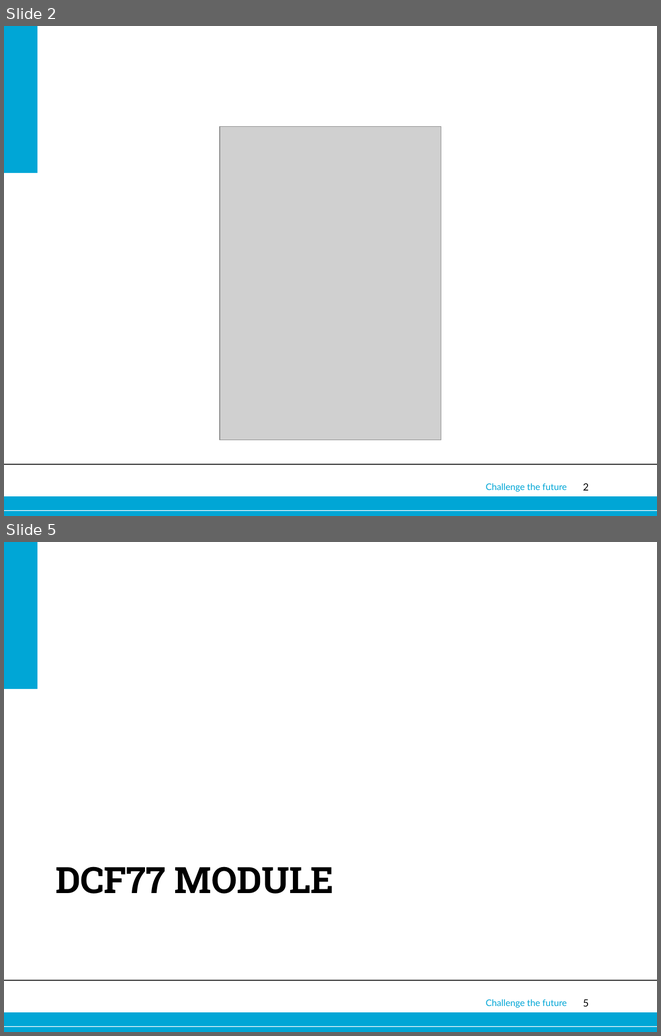
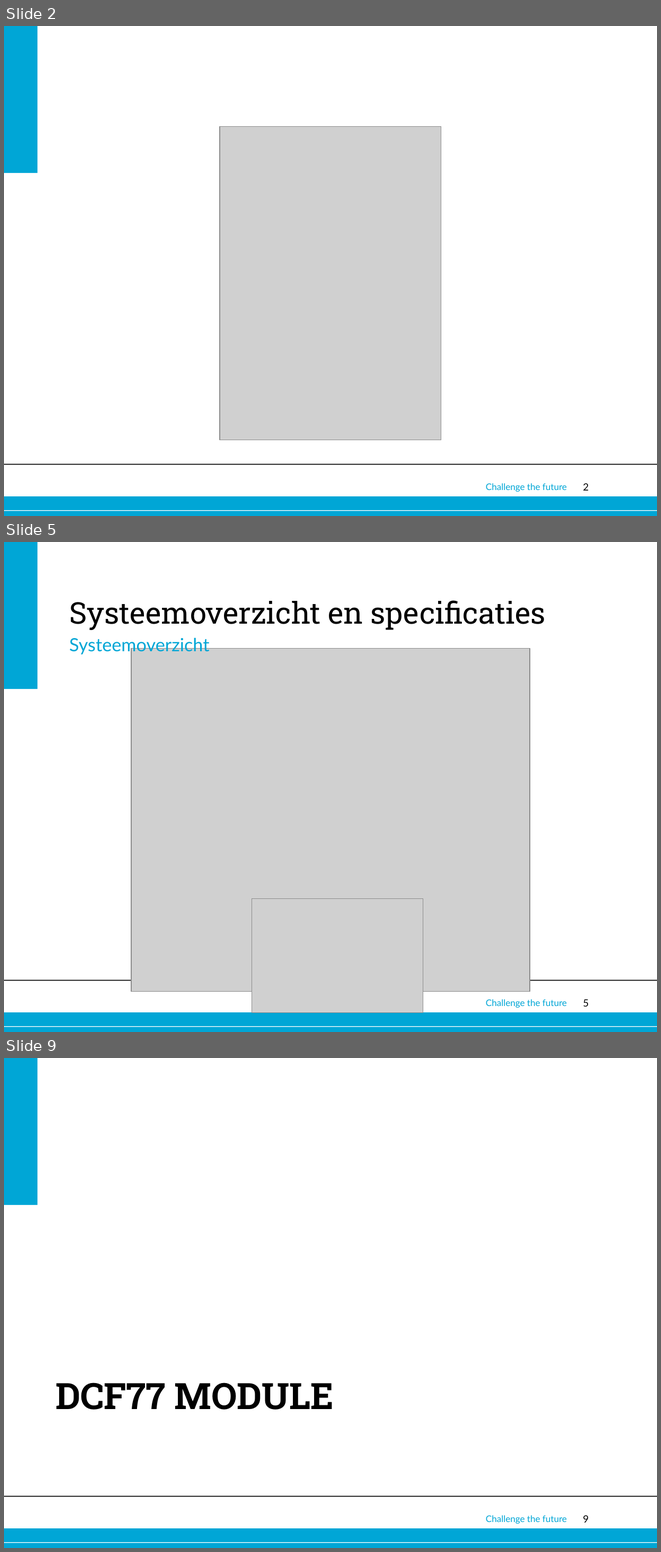
Before and after one commit to Alex-Oudsen/EPO-3, a slide deck: Presentatie/Presentatie groep A1.pptx. Shown one above the other, each under a label of ours: slides 2 and 5 before the commit, slides 2, 5 and 9 after it; the slides between them are not shown. The pictures are 661x1036 and 661x1552 pixels, drawn with LibreOffice and Linux fonts; fonts in the diff are those of the drawing; grey boxes stand for pictures; background and template pictures are left out. Boxes give left, top, right and bottom in pixels: in the first picture for what was removed or moved away, otherwise in the second. Text is boxed around its words. In the diff, an @@ line names an element or a change of style, - is before the commit and + after.

```diff
--- a/Presentatie/Presentatie groep A1.pptx
+++ b/Presentatie/Presentatie groep A1.pptx
@@ slide 5 added at [4,542,657,1032], background #FFFFFF; not listed: 6 template elements that a slide beside it also shows @@
@@ text added at [69,600,546,630], 33 pt, text #000000 @@
+Systeemoverzicht en specificaties
@@ text added at [69,637,209,655], 20 pt, text #00A6D6 @@
+Systeemoverzicht
@@ picture added at [131,649,530,991] @@
@@ picture added at [252,899,423,1012] @@
@@ what was slide 5 is now slide 9 @@
@@ page number at [583,1515,589,1522]: text changed @@
-5
+9
```
Also in this commit, not shown: 2 slides changed, 6 other slides added, 1 slide removed.
